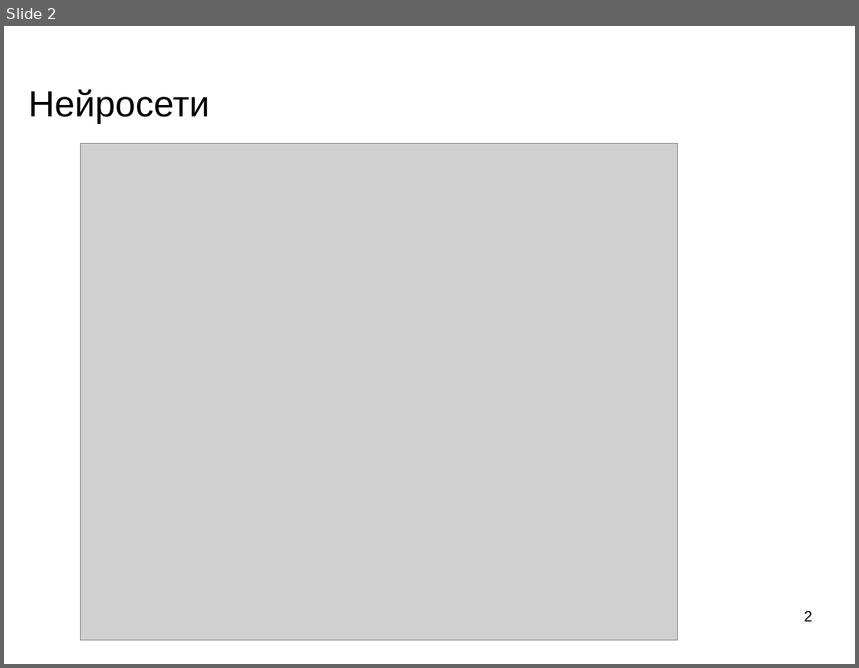
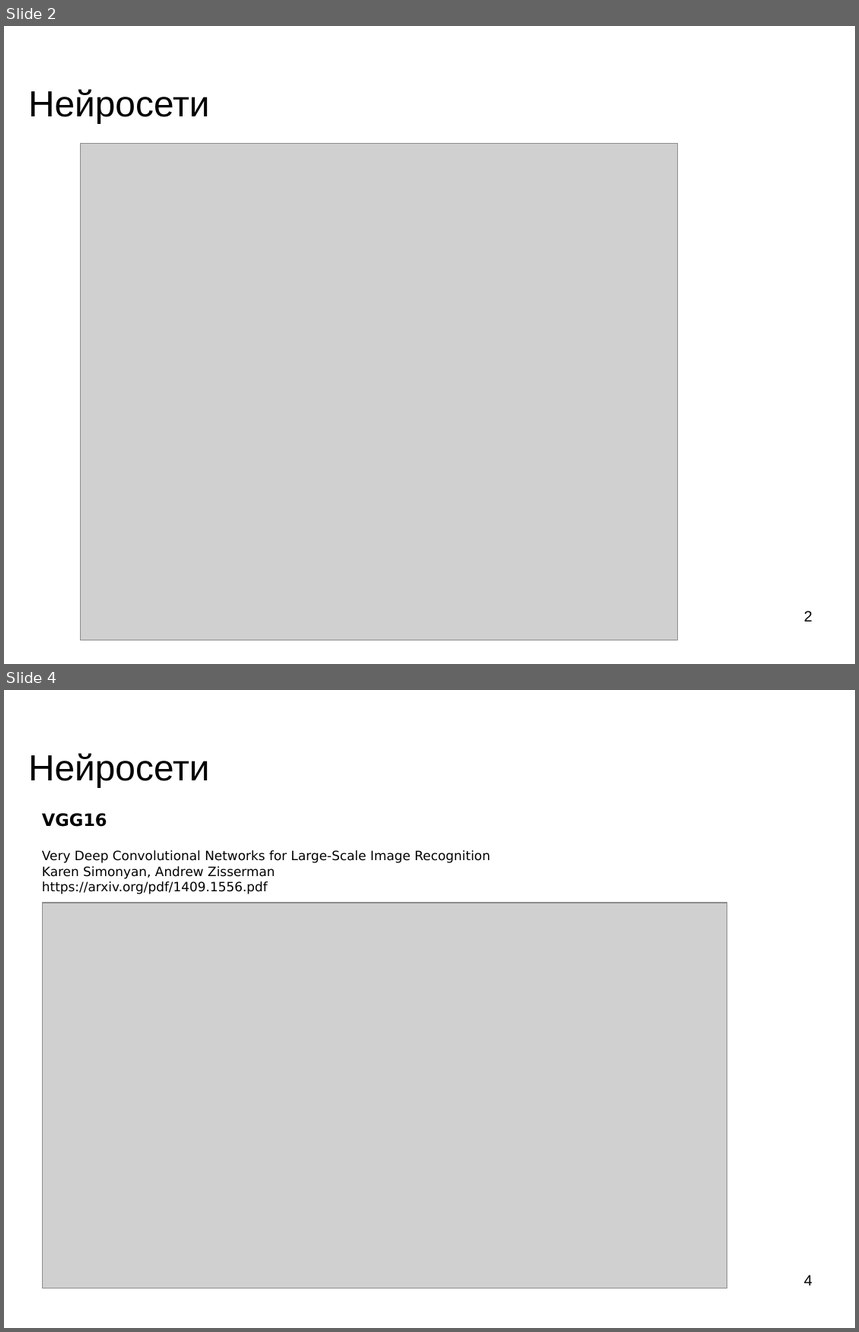
Before and after one commit to mechanoid5/ml_lectorium_legacy, a slide deck: 32-img-styling.odp. Shown one above the other, each under a label of ours: slide 2 before the commit, slides 2 and 4 after it; the slides between them are not shown. The pictures are 859x668 and 859x1332 pixels, drawn with LibreOffice and Linux fonts; fonts in the diff are those of the drawing; grey boxes stand for pictures; background and template pictures are left out. Boxes give left, top, right and bottom in pixels: in the first picture for what was removed or moved away, otherwise in the second. Text is boxed around its words. In the diff, an @@ line names an element or a change of style, - is before the commit and + after.

```diff
--- a/32-img-styling.odp
+++ b/32-img-styling.odp
@@ slide 4 added at box(4, 690, 855, 1328), background picture (left out) @@
@@ title added at box(28, 753, 210, 788), 33.9 pt, text #000000 @@
+Нейросети
@@ text added at box(42, 813, 490, 894), 12 pt, text #000000 @@
+VGG16
+Very Deep Convolutional Networks for Large-Scale Image Recognition
+Karen Simonyan, Andrew Zisserman
+https://arxiv.org/pdf/1409.1556.pdf
@@ picture added at box(43, 904, 728, 1290) @@
@@ page number added at box(804, 1275, 813, 1286), 14 pt, text #000000 @@
+4
```
Also in this commit, not shown: 1 slide changed, 5 other slides added, 20 other files.
